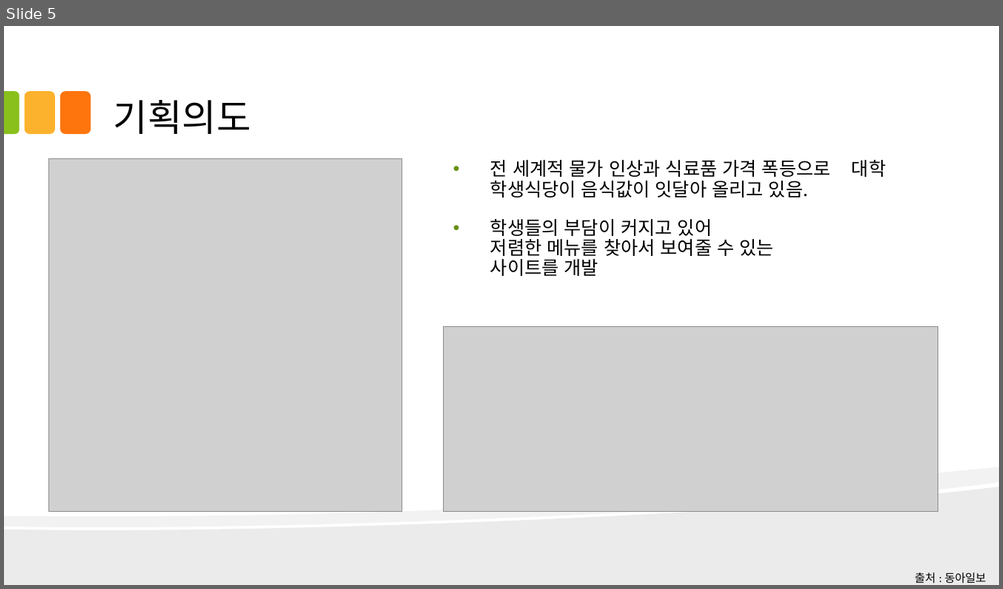
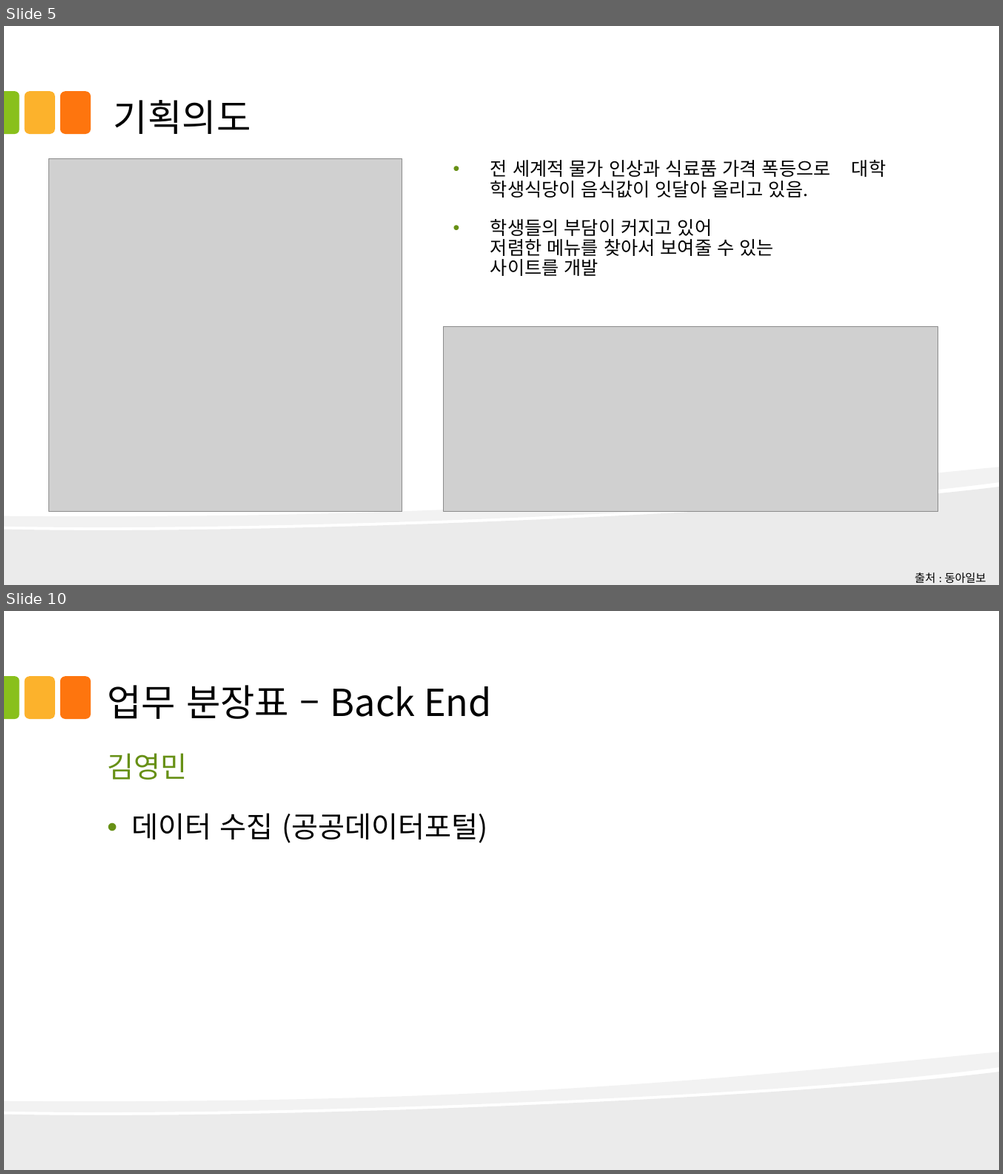
Before and after one commit to kjayvam/HTML, a slide deck: project/ppt/김영민_착한업소찾기_v.0.2.0.pptx. Shown one above the other, each under a label of ours: slide 5 before the commit, slides 5 and 10 after it; the slides between them are not shown. The pictures are 1003x589 and 1003x1174 pixels, drawn with LibreOffice and Linux fonts; fonts in the diff are those of the drawing; grey boxes stand for pictures. Boxes give left, top, right and bottom in pixels: in the first picture for what was removed or moved away, otherwise in the second. Text is boxed around its words. In the diff, an @@ line names an element or a change of style, - is before the commit and + after.

```diff
--- a/project/ppt/김영민_착한업소찾기_v.0.2.0.pptx
+++ b/project/ppt/김영민_착한업소찾기_v.0.2.0.pptx
@@ slide 10 added at (4,611,999,1170), background #FFFFFF; not listed: 5 template elements that a slide beside it also shows @@
@@ title added at (107,685,492,719), 36 pt, text #000000 @@
+업무 분장표 – Back End
@@ text added at (107,753,187,780), 28 pt, text #679015 @@
+김영민
@@ text added at (132,813,488,843), 28 pt, text #000000 @@
+• 데이터 수집 (공공데이터포털)
```
Also in this commit, not shown: 5 slides changed, 2 other slides added, 27 slides removed, 8 other files.
